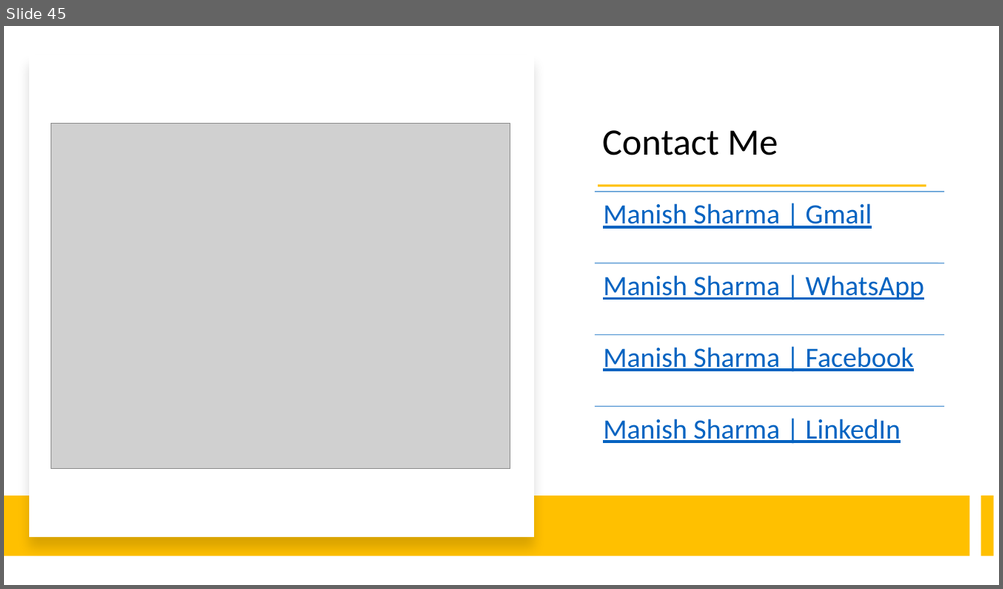
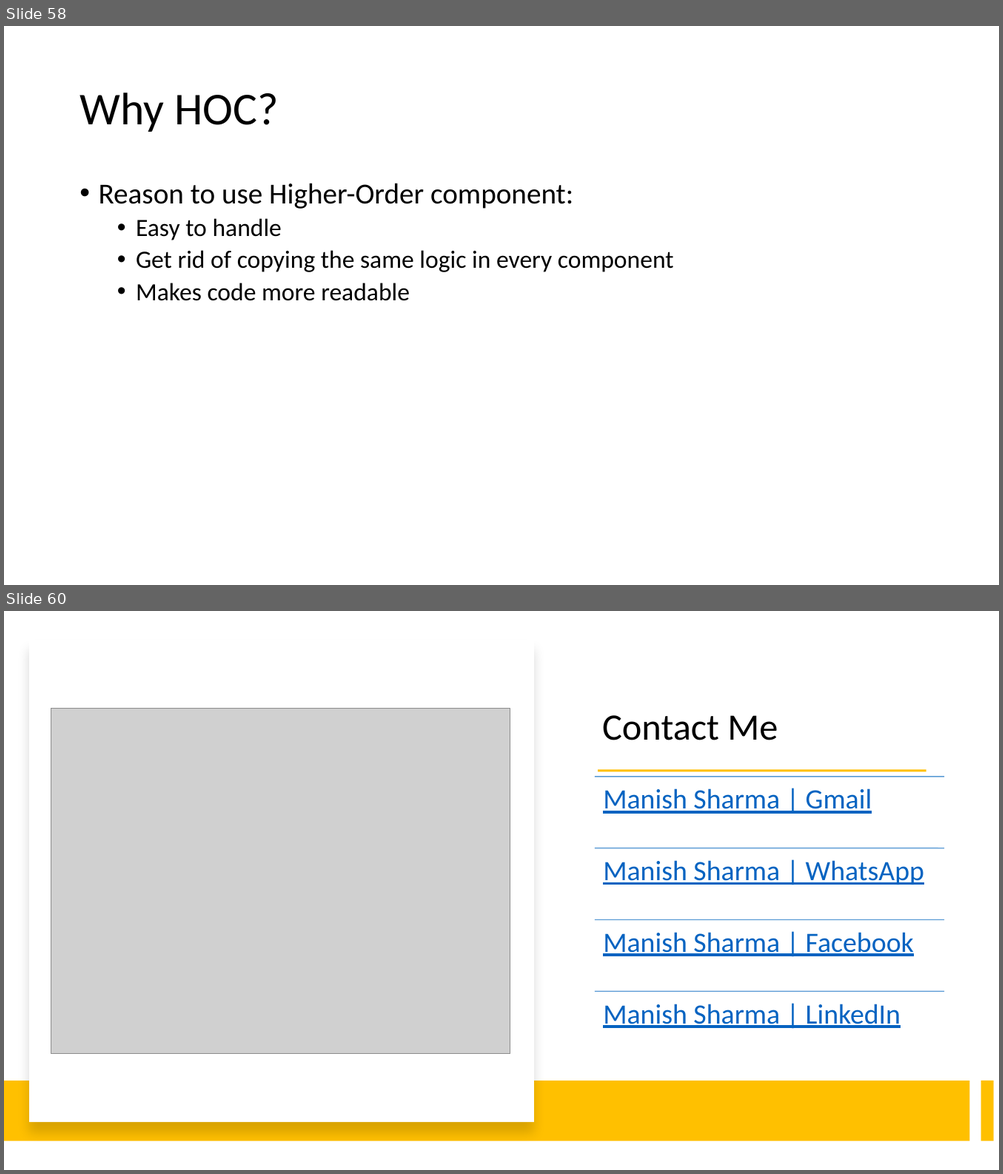
Before and after one commit to explore-with-manish/im-jan24, a slide deck: React/Notes/React.pptx. Shown one above the other, each under a label of ours: slide 45 before the commit, slides 58 and 60 after it; the slides between them are not shown. The pictures are 1003x589 and 1003x1174 pixels, drawn with LibreOffice and Linux fonts; fonts in the diff are those of the drawing; grey boxes stand for pictures. Boxes give left, top, right and bottom in pixels: in the first picture for what was removed or moved away, otherwise in the second. Text is boxed around its words. In the diff, an @@ line names an element or a change of style, - is before the commit and + after.

```diff
--- a/React/Notes/React.pptx
+++ b/React/Notes/React.pptx
@@ slide 58 added at (4,26,999,585), background #FFFFFF @@
@@ title added at (79,93,278,132), 44 pt, text #000000 @@
+Why HOC?
@@ text added at (99,183,674,301), 24 pt, text #000000 @@
+• Reason to use Higher-Order component:
+  • Easy to handle
+  • Get rid of copying the same logic in every component
+  • Makes code more readable
@@ what was slide 45 is now slide 60 @@
```
Also in this commit, not shown: 14 other slides added, 53 other files.
